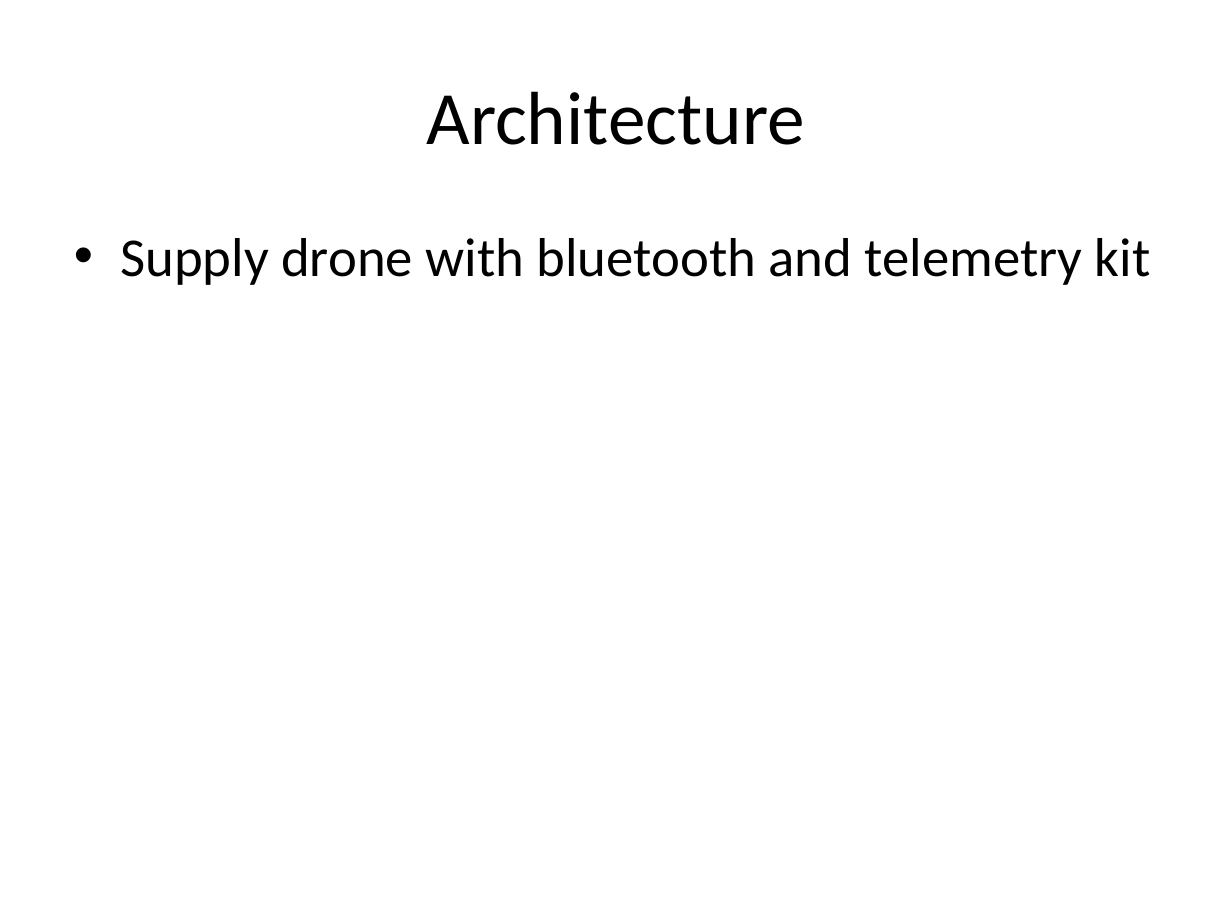
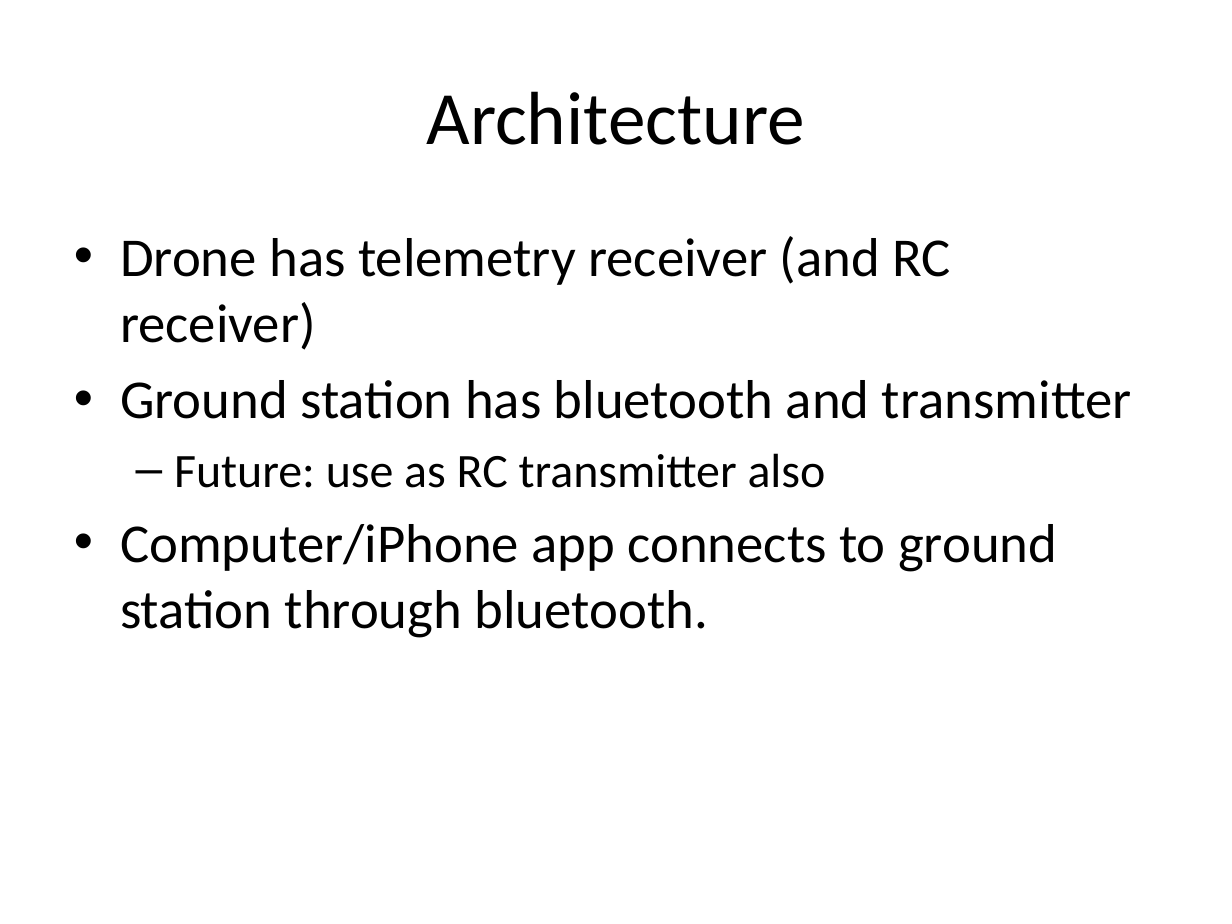
Before and after one commit to malex2/Cpp-Aircraft-Simulation, a slide deck: slide 51 of Simulation Outline.pptx. Drawn at 1232x924 pixels with LibreOffice and Linux fonts; fonts in the diff are those of the drawing. Boxes give left, top, right and bottom in pixels: in the first picture for what was removed or moved away, otherwise in the second. Text is boxed around its words. In the diff, an @@ line names an element or a change of style, - is before the commit and + after.

Commit message:
Add ground station TM and bluetooth
Add ground station interface with rf25LO1 telemetry and bluetooth

```diff
--- a/Simulation Outline.pptx
+++ b/Simulation Outline.pptx
@@ text at [120,236,1132,638]: text changed @@
-• Supply drone with bluetooth and telemetry kit
+• Drone has telemetry receiver (and RC receiver)
+• Ground station has bluetooth and transmitter
+  – Future: use as RC transmitter also
+• Computer/iPhone app connects to ground station through bluetooth.
```
Also in this commit, not shown: 2 slides added, 44 other files.
